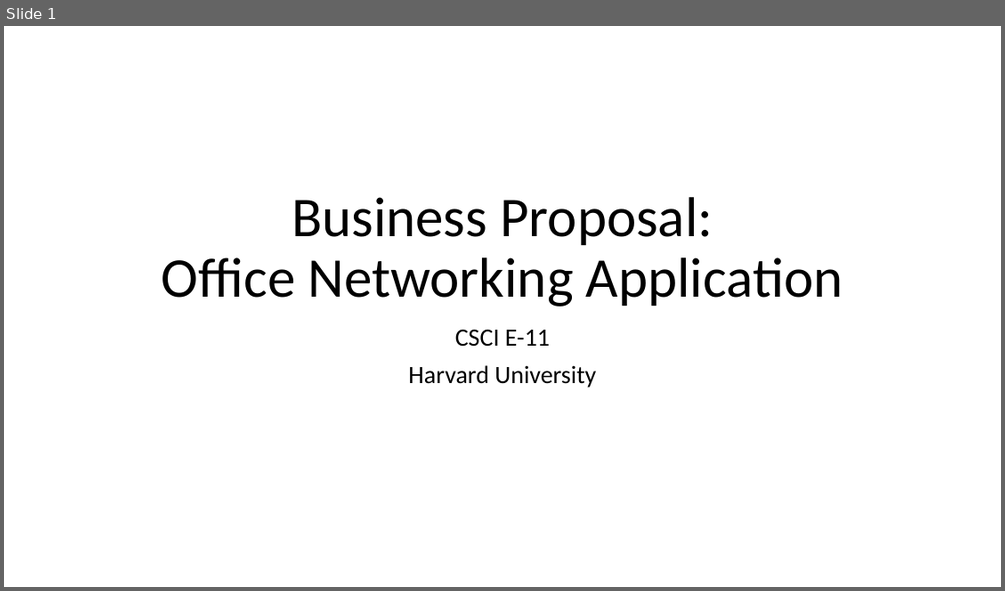
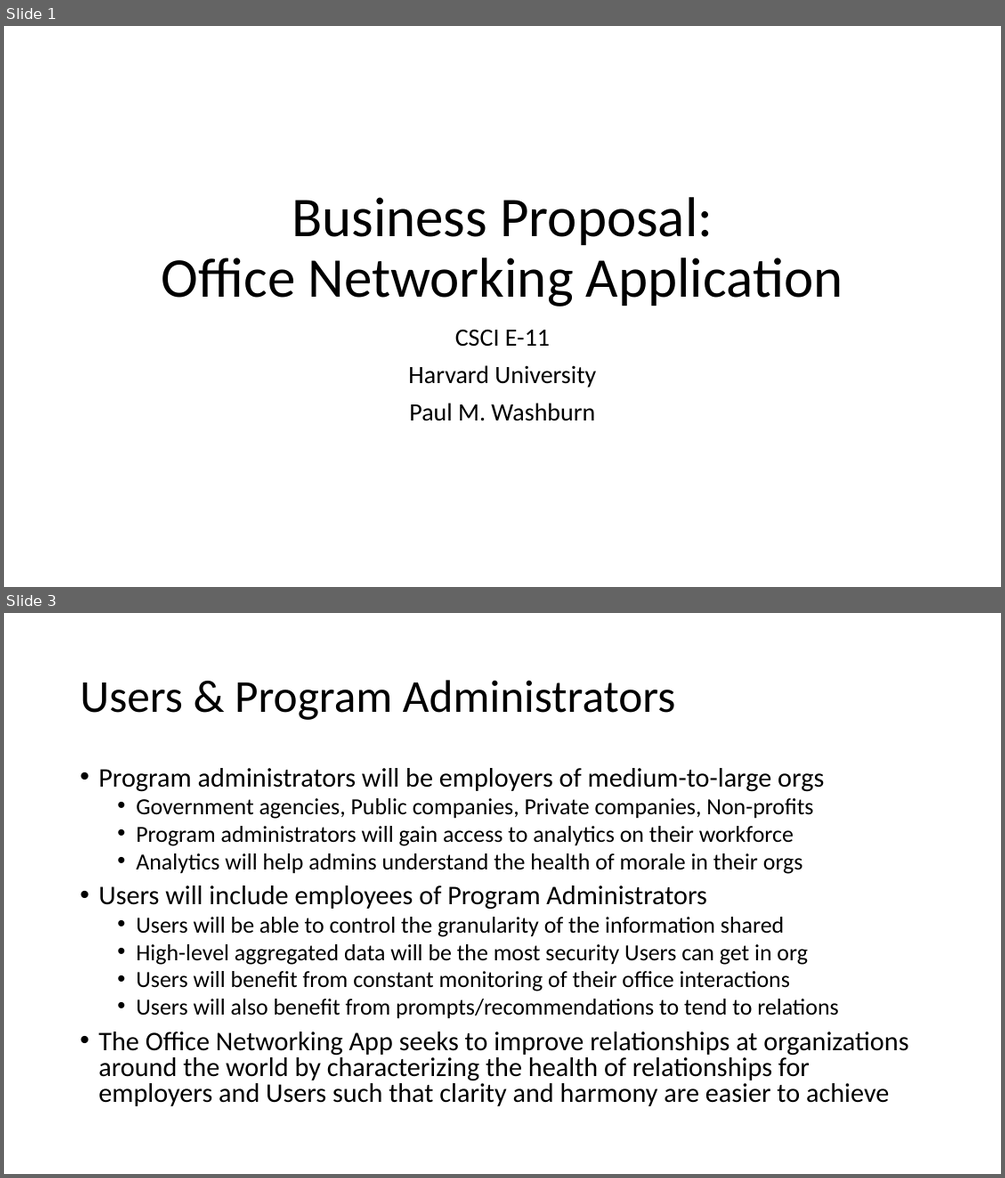
Before and after one commit to paulmattheww/csci-e-11-challenges-opportunities-bigdata-iot-cybersecurity, a slide deck: Business Proposal.pptx. Shown one above the other, each under a label of ours: slide 1 before the commit, slides 1 and 3 after it; the slides between them are not shown. The pictures are 1005x591 and 1005x1178 pixels, drawn with LibreOffice and Linux fonts; fonts in the diff are those of the drawing. Boxes give left, top, right and bottom in pixels: in the first picture for what was removed or moved away, otherwise in the second. Text is boxed around its words. In the diff, an @@ line names an element or a change of style, - is before the commit and + after.

```diff
--- a/Business Proposal.pptx
+++ b/Business Proposal.pptx
@@ slide 3 added at [4, 613, 1001, 1174], background #FFFFFF @@
@@ title added at [80, 680, 676, 720], 44 pt, text #000000 @@
+Users & Program Administrators
@@ text added at [98, 768, 908, 1106], 22.2 pt, text #000000 @@
+• Program administrators will be employers of medium-to-large orgs
+  • Government agencies, Public companies, Private companies, Non-profits
+  • Program administrators will gain access to analytics on their workforce
+  • Analytics will help admins understand the health of morale in their orgs
+• Users will include employees of Program Administrators
+  • Users will be able to control the granularity of the information shared
+  • High-level aggregated data will be the most security Users can get in org
+  • Users will benefit from constant monitoring of their office interactions
+  • Users will also benefit from prompts/recommendations to tend to relations
+• The Office Networking App seeks to improve relationships at organizations around the world by characterizing the health of relationships for employers and Users such that clarity and harmony are easier to achieve
@@ slide 1 changed as well @@
@@ subtitle at [409, 402, 595, 421]: paragraph added @@
+Paul M. Washburn
```
Also in this commit, not shown: 3 other slides changed, 3 other slides added, 3 other files.
